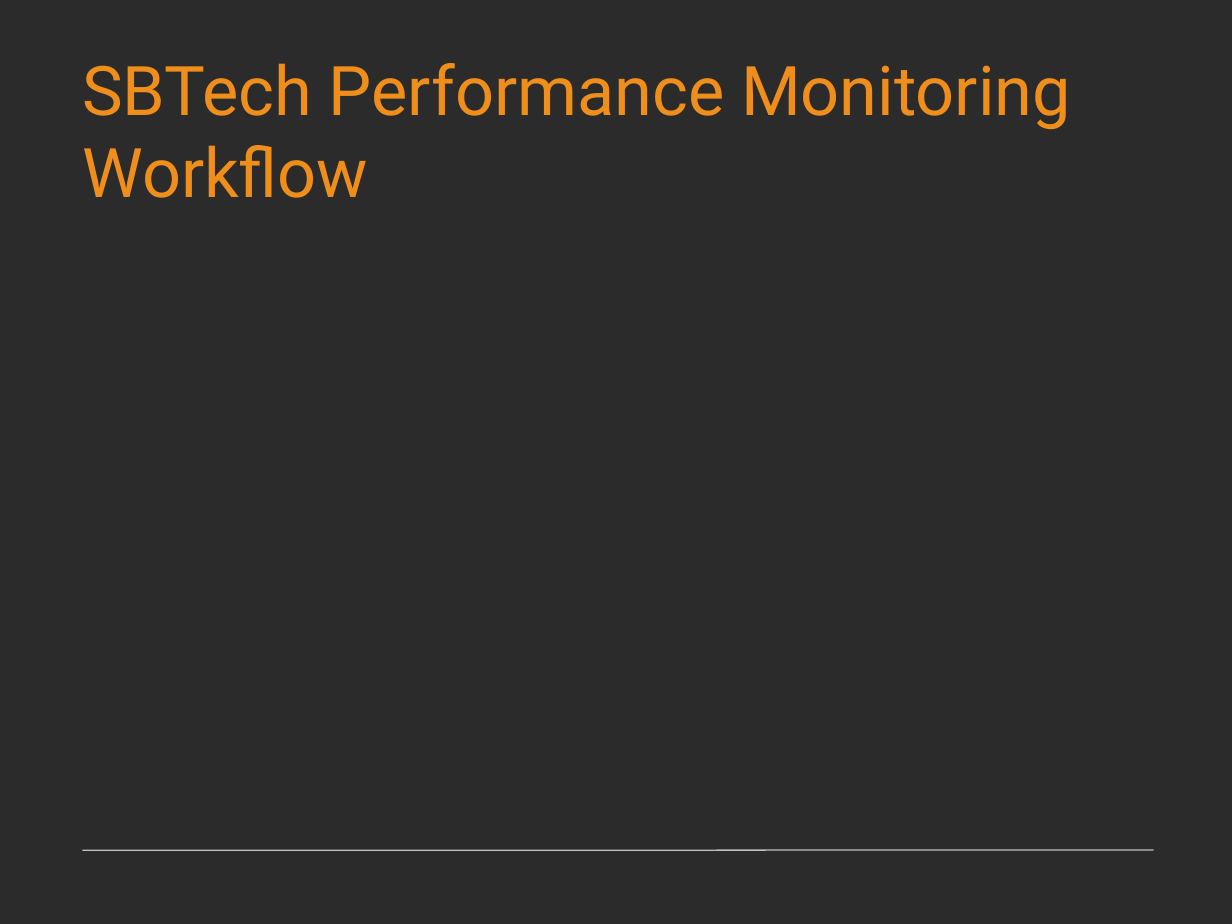
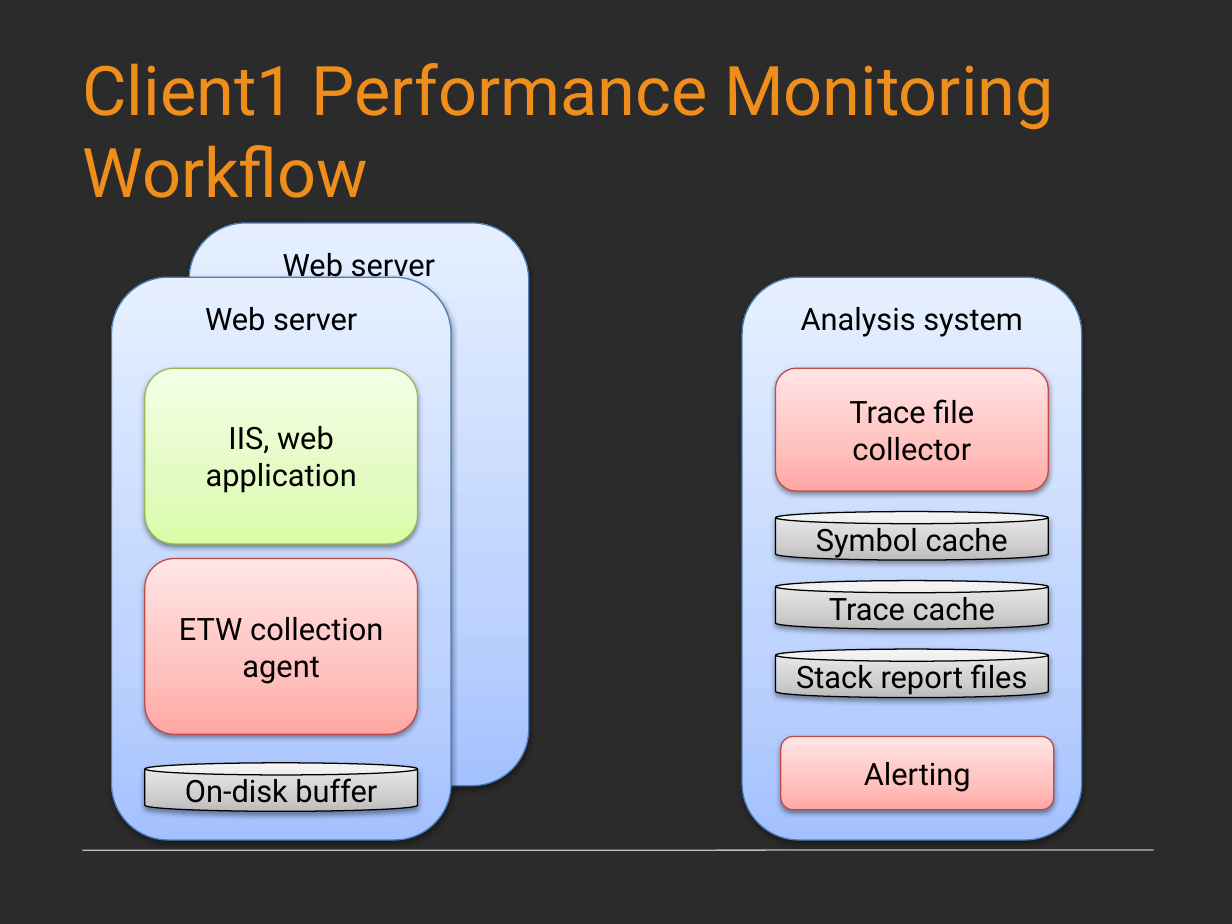
Before and after one commit to goldshtn/production-diagnostics-day, a slide deck: slide 49 of Production_Monitoring_Diagnostics.pptx. Drawn at 1232x924 pixels with LibreOffice and Linux fonts; fonts in the diff are those of the drawing; background and template pictures are left out; a plain dark background stands for a picture behind light text. Boxes give left, top, right and bottom in pixels: in the first picture for what was removed or moved away, otherwise in the second. Text is boxed around its words. In the diff, an @@ line names an element or a change of style, - is before the commit and + after.

```diff
--- a/Production_Monitoring_Diagnostics.pptx
+++ b/Production_Monitoring_Diagnostics.pptx
@@ title at [82,63,1054,198]: text changed @@
-SBTech Performance Monitoring Workflow
+Client1 Performance Monitoring Workflow
@@ rounded rectangle added at [190,223,530,786], fill gradient #A4C4FF to #BFD4FF to #E6EEFF, outline #4B7EBC 0.75 pt, 18 pt, text #000000 @@
+Web server
@@ rounded rectangle added at [112,277,452,840], fill gradient #A4C4FF to #BFD4FF to #E6EEFF, outline #4B7EBC 0.75 pt, 18 pt, text #000000 @@
+Web server
@@ rounded rectangle added at [742,277,1082,840], fill gradient #A4C4FF to #BFD4FF to #E6EEFF, outline #4B7EBC 0.75 pt, 18 pt, text #000000 @@
+Analysis system
@@ rounded rectangle added at [145,368,418,545], fill gradient #DAFDA7 to #E4FCC2 to #F5FFE7, outline #98B955 0.75 pt, 18 pt, text #000000 @@
+IIS, web application
@@ rounded rectangle added at [775,368,1047,492], fill gradient #FFA6A5 to #FFC0BF to #FFE7E7, outline #BF4C48 0.75 pt, 18 pt, text #000000 @@
+Trace file collector
@@ cylinder added at [775,511,1047,559], fill gradient #BDBDBD to #D1D1D1 to #EEEEEE, outline #000000 0.75 pt, 18 pt, text #000000 @@
+Symbol cache
@@ rounded rectangle added at [145,558,418,734], fill gradient #FFA6A5 to #FFC0BF to #FFE7E7, outline #BF4C48 0.75 pt, 18 pt, text #000000 @@
+ETW collection agent
@@ cylinder added at [775,580,1047,628], fill gradient #BDBDBD to #D1D1D1 to #EEEEEE, outline #000000 0.75 pt, 18 pt, text #000000 @@
+Trace cache
@@ cylinder added at [775,649,1047,697], fill gradient #BDBDBD to #D1D1D1 to #EEEEEE, outline #000000 0.75 pt, 18 pt, text #000000 @@
+Stack report files
@@ rounded rectangle added at [781,737,1053,809], fill gradient #FFA6A5 to #FFC0BF to #FFE7E7, outline #BF4C48 0.75 pt, 18 pt, text #000000 @@
+Alerting
@@ cylinder added at [145,763,418,811], fill gradient #BDBDBD to #D1D1D1 to #EEEEEE, outline #000000 0.75 pt, 18 pt, text #000000 @@
+On-disk buffer
```
Also in this commit, not shown: 3 other slides changed.
